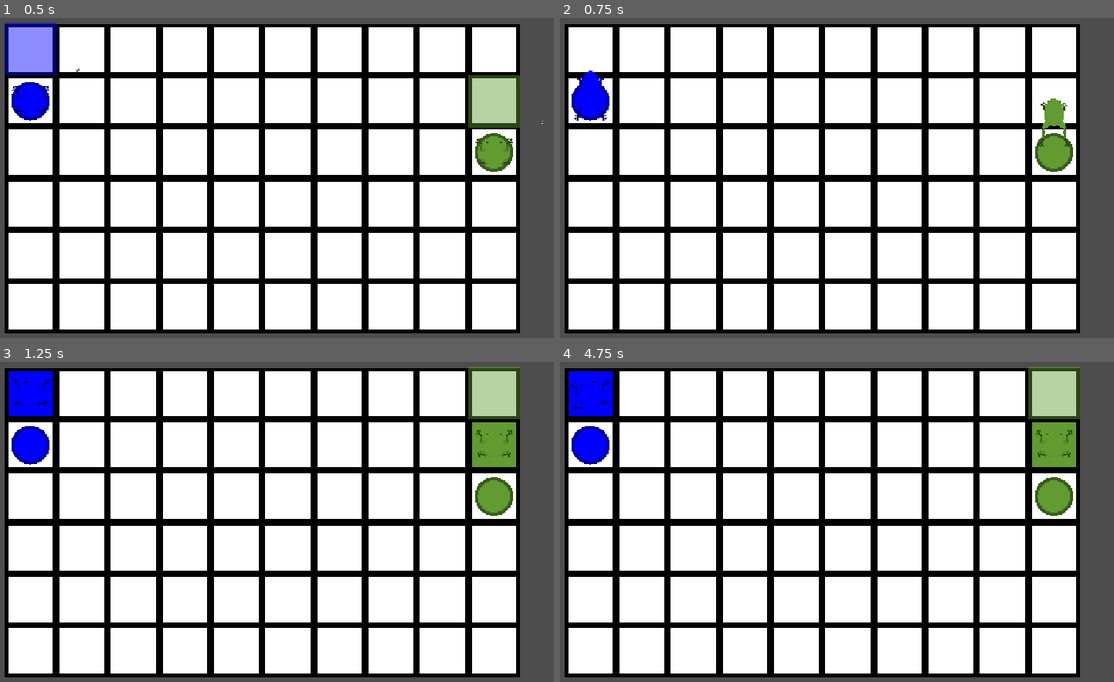
Above: before the commit, frames 1-4 (two rows, left to right).
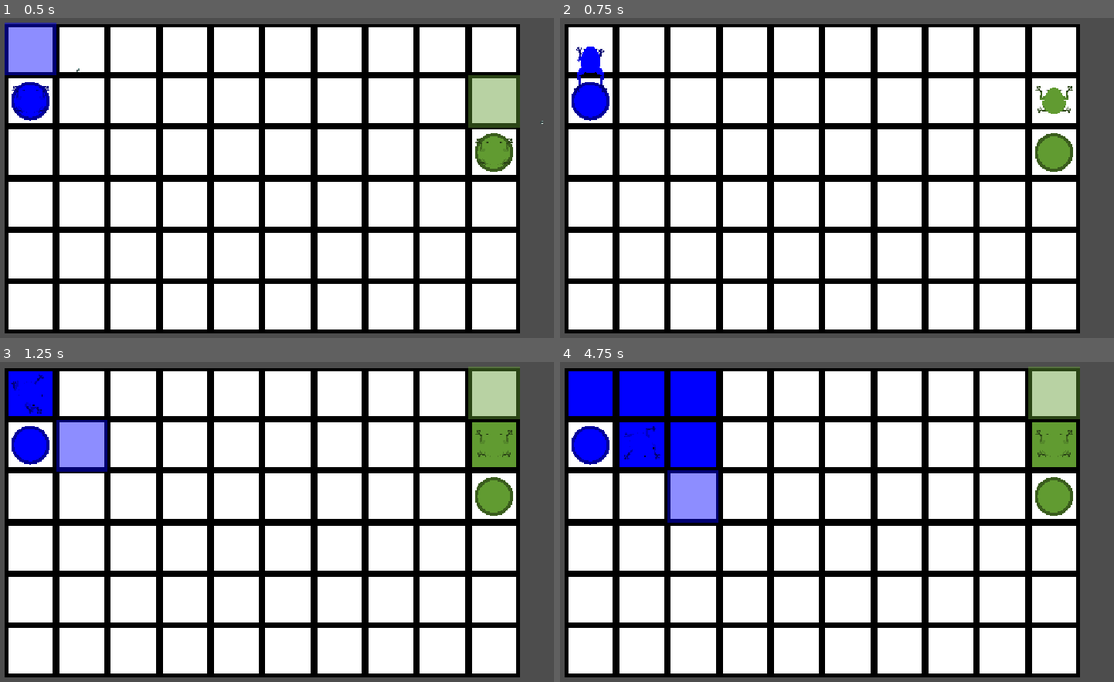
Above: after the commit, the same moments.

Repository: Jasp137/kaloula
Game: Godot game, scene res://scenes/game.tscn
The game is run twice, just before and just after one commit, with the same random seed, the same clock (stepped at 60 frames per second) and the same inputs.
Inputs:
- Up to frame 1 (0.5 s): no input
- Up to frame 2 (0.75 s): tap Enter at 0.5 s; hold D (turn_right) from 0.53 s (still down); tap Space (jump) at 0.6 s
- Up to frame 3 (1.25 s): keep holding D (turn_right); tap S (decrease_jump_distance) at 0.77 s
- Up to frame 4 (4.75 s): release D (turn_right) at 1.28 s; hold A (turn_left) 1.28-2.03 s; tap Space (jump) every 0.75 s from 1.35 to 4.35 s; tap S (decrease_jump_distance) at 1.52, 3.02, 3.77, 4.52 s; hold D (turn_right) 2.03-3.53 s; hold A (turn_left) from 3.53 s (still down)

Frame 1 is identical in both runs. In frame 2, 1.0% of the frame differs, in the area x 2-93%, y 8-41%; in frame 3, 1.7%; in frame 4, 6.2%, in the area x 1-29%, y 2-51%.

Commit message:
make frogs go faster and tons of paints

Diff:
--- a/client/kaloula/scenes/frog/frog.gd
+++ b/client/kaloula/scenes/frog/frog.gd
@@ -7,10 +7,10 @@
 		color = value
 		if is_node_ready():
 			_apply_color()
-@export var rotation_speed: float = 1;
+@export var rotation_speed: float = 6.0;
 @export var map: Map;
-@export var jump_cooldown: float = 0.5;
-@export var jump_duration: float = 1;
+@export var jump_cooldown: float = 0.1;
+@export var jump_duration: float = 0.2;
 
 @onready var rig: FrogRig = $Rig;
 @onready var jump_highlight: Polygon2D = $JumpHighlight
--- a/client/kaloula/scenes/game.tscn
+++ b/client/kaloula/scenes/game.tscn
@@ -24,11 +24,13 @@
 [node name="Frog" parent="World" unique_id=264248472 node_paths=PackedStringArray("map") instance=ExtResource("3_lbhrr")]
 position = Vector2(-16, 16)
 map = NodePath("../TileMapLayer")
+jump_duration = 0.5
 
 [node name="Frog2" parent="World" unique_id=673154137 node_paths=PackedStringArray("map") instance=ExtResource("3_lbhrr")]
 position = Vector2(272, 48)
 color = Color(0.38051757, 0.6086238, 0.19310415, 1)
 map = NodePath("../TileMapLayer")
+jump_duration = 0.5
 
 [node name="Camera2D" type="Camera2D" parent="." unique_id=2080512935]
 position = Vector2(120, 64)
--- a/client/kaloula/scripts/logic/game_logic.gd
+++ b/client/kaloula/scripts/logic/game_logic.gd
@@ -4,7 +4,7 @@
 
 @export var map: Map
 @export var frogs: Dictionary[int, Frog] = {}
-@export var paint_budget: int = 3
+@export var paint_budget: int = 10000
 ## Each player's paint pool cell; the pool takes that frog's starting colour.
 @export var pool_cells: Dictionary[int, Vector2i] = {}
 @export var pool_scene: PackedScene
Not shown: 1 places in client/kaloula/scenes/game.tscn that only renumber resources
